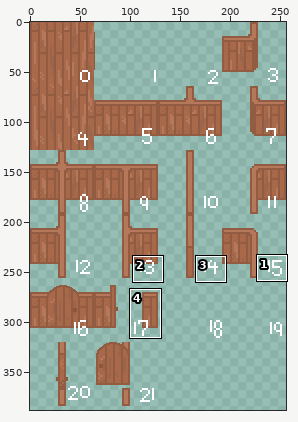
Two versions of one sprite sheet, src/images/structure.png. The picture above shows the old version from afar; the outline marks the close-up.
Close-up. Before:
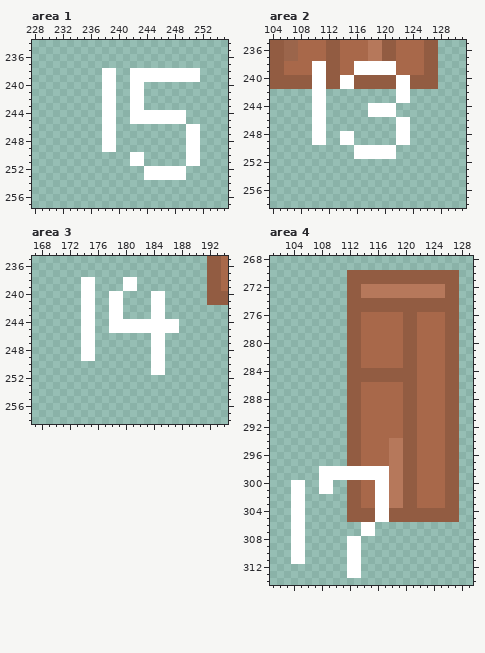
The file is 256x512 pixels. Colours within 5 levels of each other are drawn and written as one. Shown: area 1: x 228..255, y 234..257; area 2: x 104..131, y 235..258; area 3: x 167..194, y 235..258; area 4: x 101..129, y 268..314. The wide view leaves out empty margins. The commit also changed other parts of the picture, which this record leaves out.
After the commit:
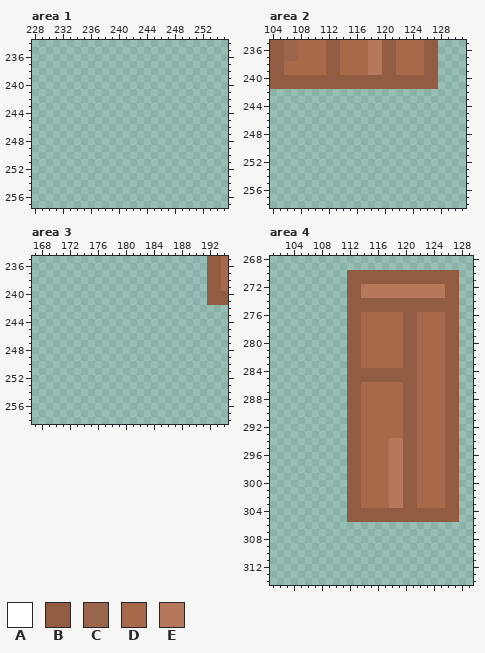
Palette (. is transparent): A #ffffff  B #925c42  C #9b654b  D #a8684a  E #b6785b
The exact change:
Area 1:
y 238..239: x 238..239 AA -> ..; x 242..251 AAAAAAAAAA -> ..........
y 240..243: x 238..239 AA -> ..; x 242..243 AA -> ..
y 244..245: x 238..239 AA -> ..; x 242..249 AAAAAAAA -> ........
y 246..249: x 238..239 AA -> ..; x 250..251 AA -> ..
y 250..251: x 242..243 AA -> ..; x 250..251 AA -> ..
y 252..253: x 244..249 AAAAAA -> ......
Area 2:
y 238..239: x 110..111 AA -> DD; x 116..121 AAAAAA -> DDEEBB
y 240..241: x 110..111 AA -> BB; x 114..115 AA -> BB; x 122..123 AA -> BB
y 242..243: x 110..111 AA -> ..; x 122..123 AA -> ..
y 244..245: x 110..111 AA -> ..; x 118..121 AAAA -> ....
y 246..247: x 110..111 AA -> ..; x 122..123 AA -> ..
y 248..249: x 110..111 AA -> ..; x 114..115 AA -> ..; x 122..123 AA -> ..
y 250..251: x 116..121 AAAAAA -> ......
Area 3:
y 238..239: x 174..175 AA -> ..; x 180..181 AA -> ..
y 240..243: x 174..175 AA -> ..; x 178..179 AA -> ..; x 184..185 AA -> ..
y 244..245: x 174..175 AA -> ..; x 178..187 AAAAAAAAAA -> ..........
y 246..249: x 174..175 AA -> ..; x 184..185 AA -> ..
y 250..251: x 184..185 AA -> ..
Area 4:
y 298..299: x 108..117 AAAAAAAAAA -> ....BBDDDD
y 300..301: x 104..105 AA -> ..; x 108..109 AA -> ..; x 116..117 AA -> DD
y 302..303: x 104..105 AA -> ..; x 116..117 AA -> DD
y 304..305: x 104..105 AA -> ..; x 116..117 AA -> BB
y 306..307: x 104..105 AA -> ..; x 114..115 AA -> ..
y 308..311: x 104..105 AA -> ..; x 112..113 AA -> ..
y 312..313: x 112..113 AA -> ..
Changed places in both close-ups, as pixel boxes (x1, y1, x2, y2):
erased: (102, 68, 200, 180)
changed: (312, 61, 410, 159)
erased: (81, 277, 179, 375)
changed: (291, 466, 389, 578)
